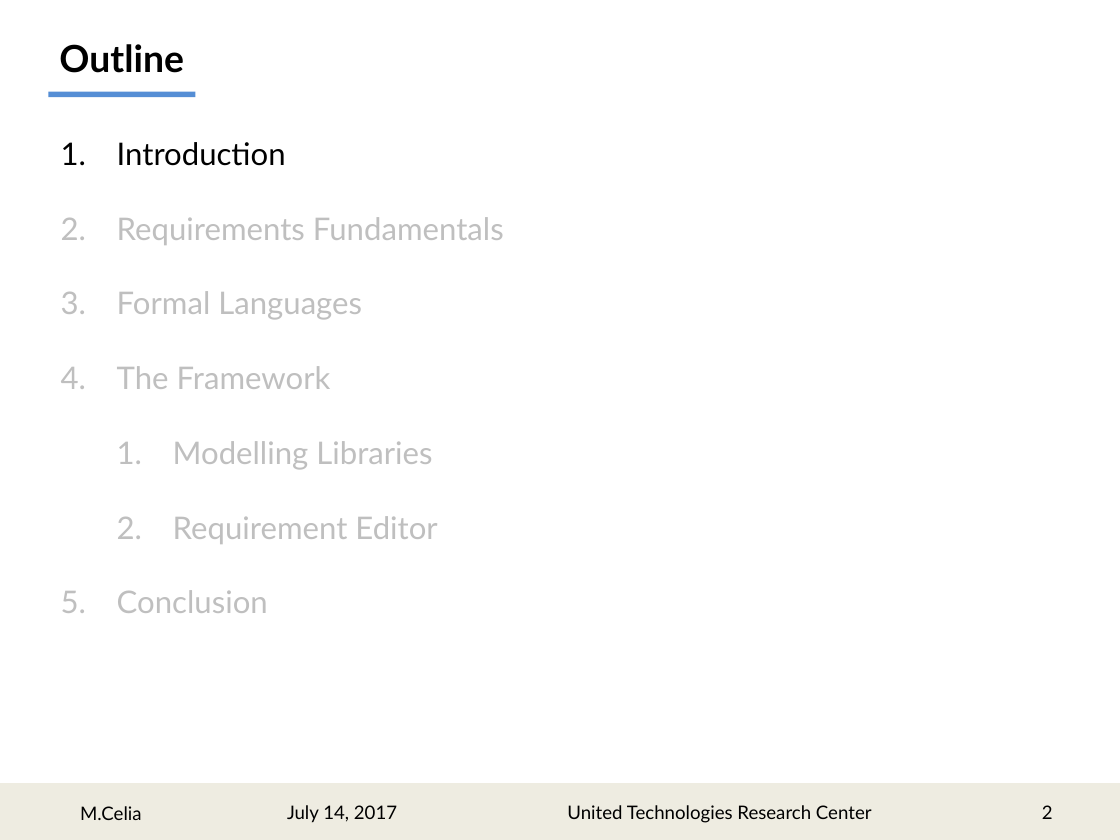
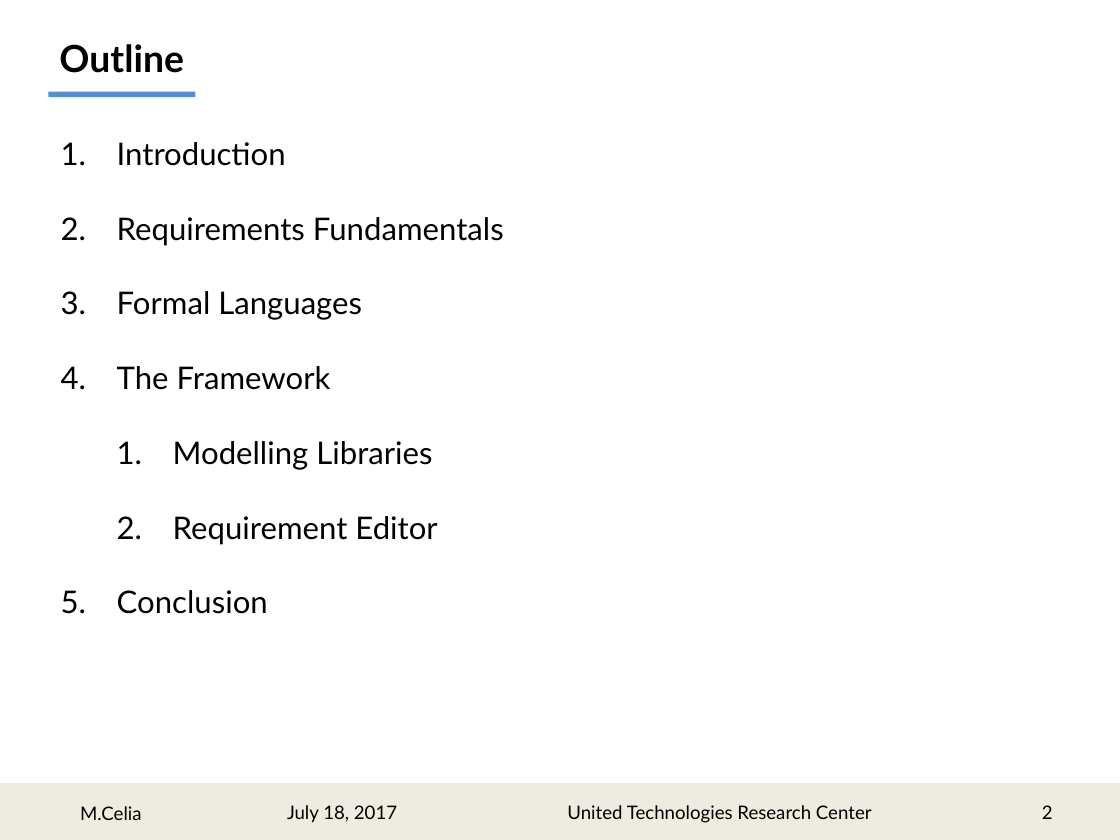
Before and after one commit to marcocelia/Master-Thesis, a slide deck: slide 2 of Presentation/RMpresentation_r1.pptx. Drawn at 1120x840 pixels with LibreOffice and Linux fonts; fonts in the diff are those of the drawing. Boxes give left, top, right and bottom in pixels: in the first picture for what was removed or moved away, otherwise in the second. Text is boxed around its words. In the diff, an @@ line names an element or a change of style, - is before the commit and + after.

```diff
--- a/Presentation/RMpresentation_r1.pptx
+++ b/Presentation/RMpresentation_r1.pptx
@@ text at (x1=117, y1=217, x2=504, y2=614): text colour #BFBFBF to #000000 in "Requirements Fundamentals", "Formal Languages", "The Framework", "Modelling Libraries" and 2 more places @@
@@ text at (x1=287, y1=805, x2=397, y2=823): text changed @@
-July 14, 2017
+July 18, 2017
```
Also in this commit, not shown: 26 other slides changed, 2 slides removed, 3 other files.
